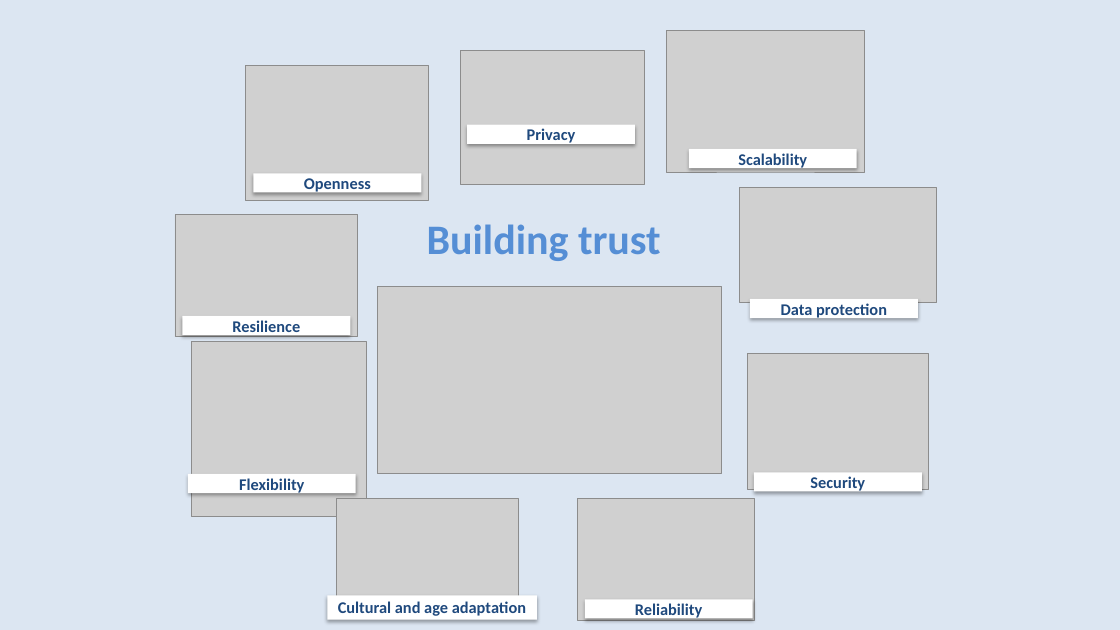
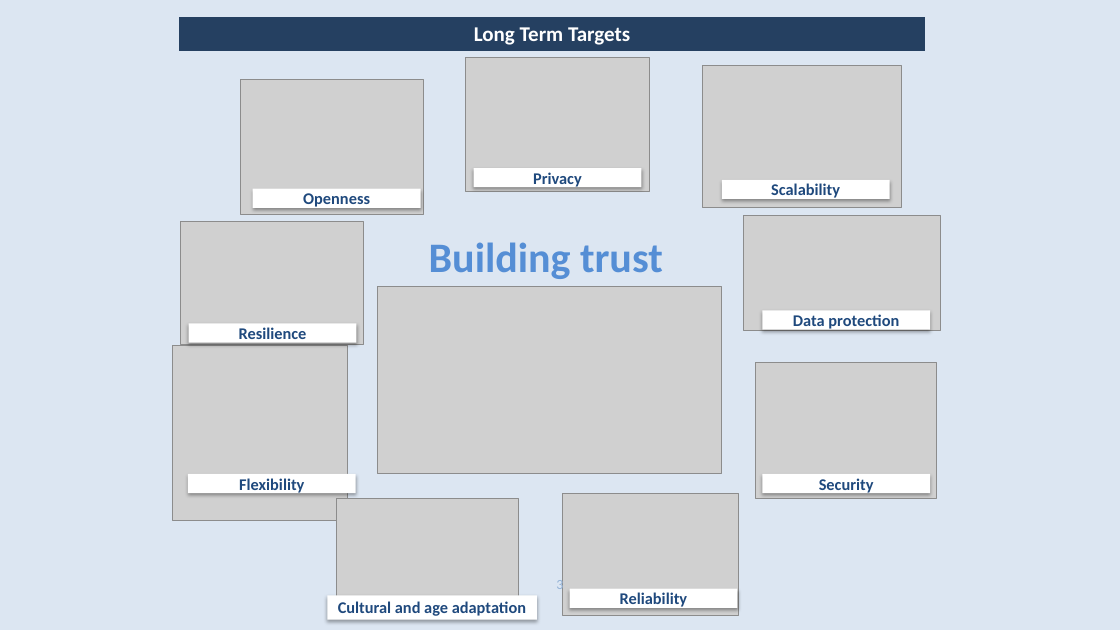
Before and after one commit to gmaroko/IEEE-Kenya-Section-Symposium-2018, a slide deck: slide 3 of MF.pptx (slide 4 before the commit). Drawn at 1120x630 pixels with LibreOffice and Linux fonts; fonts in the diff are those of the drawing; grey boxes stand for pictures. Boxes give left, top, right and bottom in pixels: in the first picture for what was removed or moved away, otherwise in the second. Text is boxed around its words. In the diff, an @@ line names an element or a change of style, - is before the commit and + after.

Commit message:
Slide edit - long term targets

```diff
--- a/MF.pptx
+++ b/MF.pptx
@@ table added at (179,18,926,52), 1 rows, 1 columns @@
+Long Term Targets
@@ picture: place and size @@
-picture at (461,50,645,184)
+picture at (465,58,649,192)
@@ picture: place and size @@
-picture at (246,66,429,200)
+picture at (240,80,423,214)
@@ picture: place and size @@
-picture at (666,30,865,172)
+picture at (703,66,902,208)
@@ rectangle "Privacy": place and size @@
-rectangle "Privacy" at (467,125,635,145)
+rectangle "Privacy" at (474,168,642,187)
@@ rectangle "Openness": place and size @@
-rectangle "Openness" at (254,173,422,192)
+rectangle "Openness" at (253,189,421,208)
@@ rectangle "Scalability": place and size @@
-rectangle "Scalability" at (689,149,857,168)
+rectangle "Scalability" at (722,180,890,199)
@@ title "Building trust": place and size @@
-title "Building trust" at (427,224,661,261)
+title "Building trust" at (429,242,663,279)
@@ picture: place and size @@
-picture at (175,214,358,337)
+picture at (181,222,364,344)
@@ picture: place and size @@
-picture at (740,187,938,303)
+picture at (744,215,941,331)
@@ rectangle "Resilience": place and size @@
-rectangle "Resilience" at (182,316,350,335)
+rectangle "Resilience" at (189,323,357,343)
@@ rectangle "Data protection": place and size @@
-rectangle "Data protection" at (750,299,918,318)
+rectangle "Data protection" at (763,311,931,330)
@@ picture: place and size @@
-picture at (191,341,365,516)
+picture at (173,345,348,520)
@@ picture: place and size @@
-picture at (748,354,929,490)
+picture at (756,362,938,498)
@@ rectangle "Security": place and size @@
-rectangle "Security" at (755,472,923,492)
+rectangle "Security" at (763,474,931,493)
@@ picture: place and size @@
-picture at (578,499,755,621)
+picture at (562,493,739,615)
@@ page number added at (556,577,563,593), 12 pt, text #95B3D7 @@
+3
@@ rectangle "Reliability": place and size @@
-rectangle "Reliability" at (585,599,753,618)
+rectangle "Reliability" at (570,589,738,608)
```
Also in this commit, not shown: 1 other slide changed, 1 slide removed.
